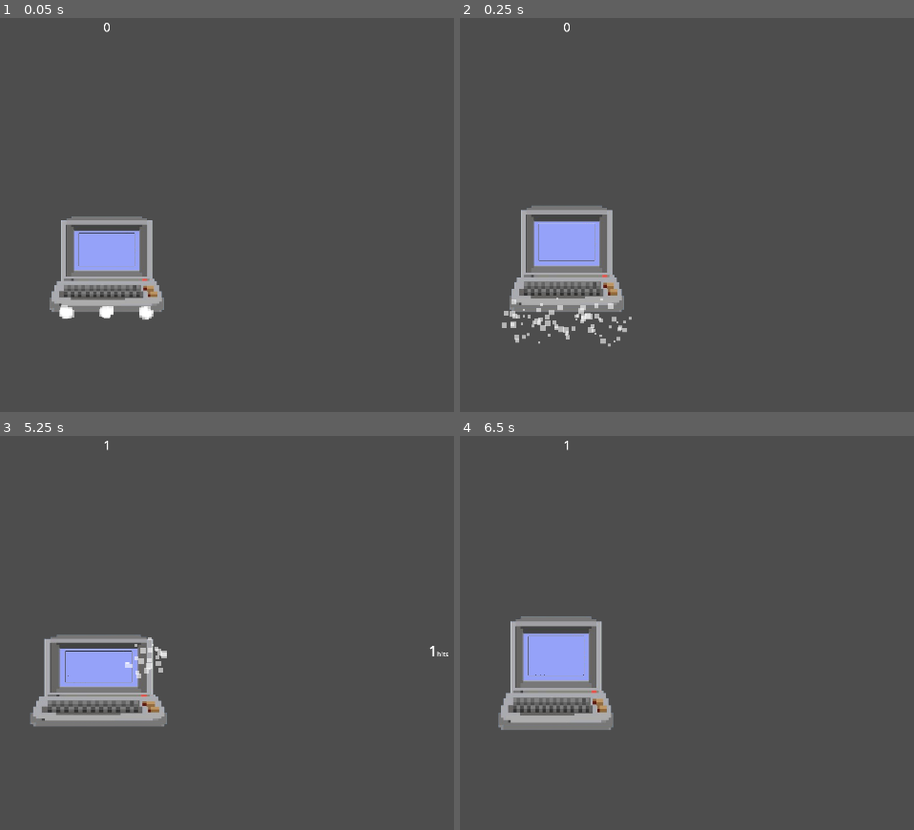
Above: before the commit, frames 1-4 (two rows, left to right).
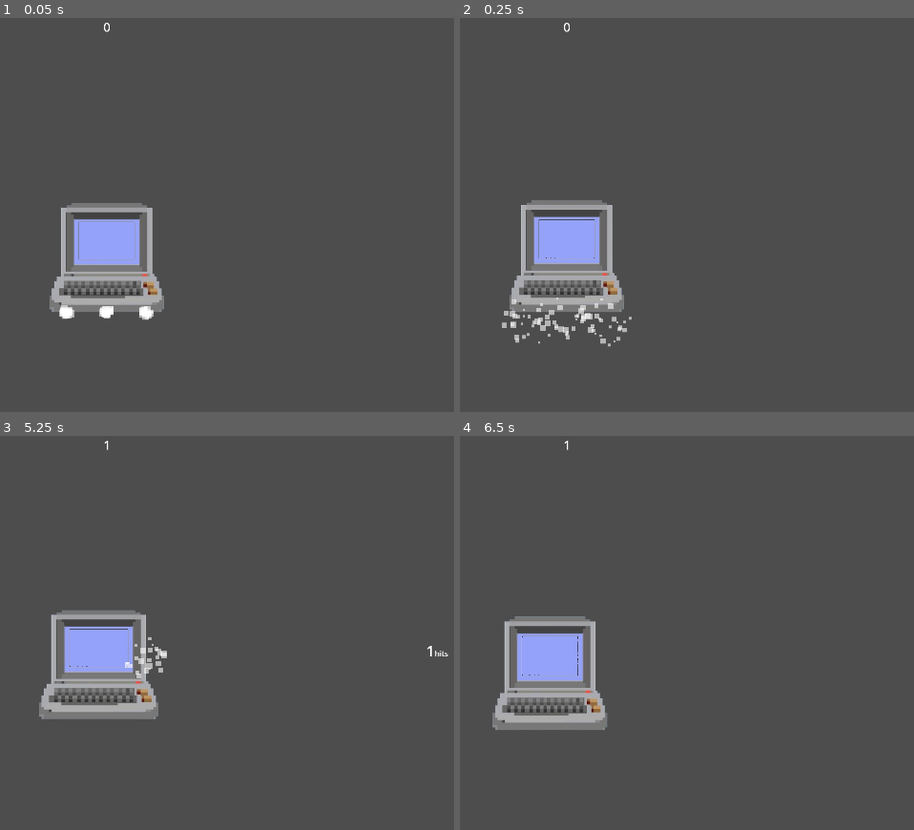
Above: after the commit, the same moments.

Repository: nmh6063-star/week-6-game
Game: Godot game, scene res://main.tscn
Same seed, same stepped clock (60 frames per second), same inputs: the game is played once before the commit and once after it.
Inputs (mouse positions are in pixels of both pictures, inside the frame that each line leads up to):
- Up to frame 1 (0.05 s): no input
- Up to frame 2 (0.25 s): no input
- Up to frame 3 (5.25 s): move the mouse to (276, 629) at 0.52 s; press the mouse at (276, 629) at 0.53 s; tap Enter at 1.25, 2.75, 4.25 s; move the mouse to (outside the picture) at 1.27 s; release the mouse at (outside the picture) at 1.28 s; click (outside the picture) at 1.35 s; tap Space at 2, 3.5, 5 s; move the mouse to (181, 558) at 2.02 s; press the mouse at (181, 558) at 2.03 s; move the mouse to (68, 735) at 2.77 s; release the mouse at (68, 735) at 2.78 s; click (68, 735) at 2.85 s; move the mouse to (335, 715) at 3.52 s; press the mouse at (335, 715) at 3.53 s; move the mouse to (outside the picture) at 4.27 s; release the mouse at (outside the picture) at 4.28 s; click (outside the picture) at 4.35 s; move the mouse to (145, 648) at 5.02 s; press the mouse at (145, 648) at 5.03 s
- Up to frame 4 (6.5 s): move the mouse to (outside the picture) at 5.77 s; release the mouse at (outside the picture) at 5.78 s; click (outside the picture) at 5.85 s

The runs differ from the first frame. In frame 1, 2.4% of the frame differs, in the area x 10-37%, y 46-75%; in frame 2, 1.6%; in frame 3, 5.4%, in the area x 6-99%, y 44-74%; in frame 4, 2.1%.

Commit message:
wall bouncing + more effects

Diff:
--- a/main.tscn
+++ b/main.tscn
@@ -3,6 +3,8 @@
 [ext_resource type="Texture2D" uid="uid://cysw353i8eklo" path="res://assets/Puter.png" id="1_ig7tw"]
 [ext_resource type="Script" uid="uid://bplx5o454154" path="res://scripts/clicker.gd" id="2_0xm2m"]
 [ext_resource type="Script" uid="uid://b1ti5dggvo4o6" path="res://scripts/canvas_script.gd" id="3_h2yge"]
+[ext_resource type="Script" uid="uid://brps2ypi3vr3p" path="res://scripts/drawing.gd" id="4_1bvp3"]
+[ext_resource type="Script" uid="uid://co2301d2tye5n" path="res://scripts/camera_script.gd" id="4_lquwl"]
 
 [sub_resource type="WorldBoundaryShape2D" id="WorldBoundaryShape2D_h2yge"]
 
@@ -20,44 +22,48 @@
 
 [node name="Node2D" type="Node2D" unique_id=450619373]
 
-[node name="StaticBody2D" type="StaticBody2D" parent="." unique_id=1946402372]
+[node name="Border" type="StaticBody2D" parent="." unique_id=1946402372]
 
-[node name="CollisionShape2D" type="CollisionShape2D" parent="StaticBody2D" unique_id=1847113423]
+[node name="BorderBottom" type="CollisionShape2D" parent="Border" unique_id=1847113423]
 position = Vector2(0, 324)
 shape = SubResource("WorldBoundaryShape2D_h2yge")
 
-[node name="CollisionShape2D2" type="CollisionShape2D" parent="StaticBody2D" unique_id=691915553]
+[node name="BorderTop" type="CollisionShape2D" parent="Border" unique_id=691915553]
 position = Vector2(1, -540)
 shape = SubResource("WorldBoundaryShape2D_1bvp3")
 
-[node name="CollisionShape2D3" type="CollisionShape2D" parent="StaticBody2D" unique_id=1651982932]
+[node name="BorderLeft" type="CollisionShape2D" parent="Border" unique_id=1651982932]
 position = Vector2(-959, 0)
 shape = SubResource("WorldBoundaryShape2D_lquwl")
 
-[node name="CollisionShape2D4" type="CollisionShape2D" parent="StaticBody2D" unique_id=1227670929]
+[node name="BorderRight" type="CollisionShape2D" parent="Border" unique_id=1227670929]
 position = Vector2(960, 1)
 shape = SubResource("WorldBoundaryShape2D_7mycd")
 
-[node name="CharacterBody2D" type="CharacterBody2D" parent="." unique_id=1255901693]
+[node name="Player" type="CharacterBody2D" parent="." unique_id=1255901693]
 position = Vector2(0, 200)
 scale = Vector2(0.5, 0.5)
 script = ExtResource("2_0xm2m")
 
-[node name="CollisionShape2D2" type="CollisionShape2D" parent="CharacterBody2D" unique_id=1785363596]
+[node name="CollisionShape2D2" type="CollisionShape2D" parent="Player" unique_id=1785363596]
 position = Vector2(0, -286)
 shape = SubResource("RectangleShape2D_h2yge")
 
-[node name="Area2D" type="Area2D" parent="CharacterBody2D" unique_id=1921778025]
+[node name="Area2D" type="Area2D" parent="Player" unique_id=1921778025]
 position = Vector2(0, -286)
 
-[node name="CollisionShape2D" type="CollisionShape2D" parent="CharacterBody2D/Area2D" unique_id=1033076675]
+[node name="CollisionShape2D" type="CollisionShape2D" parent="Player/Area2D" unique_id=1033076675]
 shape = SubResource("RectangleShape2D_h2yge")
 
-[node name="Computer" type="Sprite2D" parent="CharacterBody2D" unique_id=259497910]
+[node name="Computer" type="Sprite2D" parent="Player" unique_id=259497910]
 texture = ExtResource("1_ig7tw")
 offset = Vector2(0, -287)
 
+[node name="Drawing" type="Node2D" parent="." unique_id=1452194509]
+script = ExtResource("4_1bvp3")
+
 [node name="Camera2D" type="Camera2D" parent="." unique_id=2118857758]
+script = ExtResource("4_lquwl")
 
 [node name="CanvasLayer" type="CanvasLayer" parent="." unique_id=1242209693]
 script = ExtResource("3_h2yge")
@@ -93,7 +99,30 @@
 [node name="RichTextLabel" type="RichTextLabel" parent="CanvasLayer/MarginContainer2" unique_id=2049481310]
 layout_mode = 2
 bbcode_enabled = true
+text = "combo"
 fit_content = true
 autowrap_mode = 0
 horizontal_alignment = 2
 vertical_alignment = 1
+
+[node name="MarginContainer3" type="MarginContainer" parent="CanvasLayer" unique_id=957508603]
+anchors_preset = 3
+anchor_left = 1.0
+anchor_top = 1.0
+anchor_right = 1.0
+anchor_bottom = 1.0
+offset_left = -40.0
+offset_top = -40.0
+grow_horizontal = 0
+grow_vertical = 0
+theme_override_constants/margin_right = 100
+theme_override_constants/margin_bottom = 450
+
+[node name="RichTextLabel" type="RichTextLabel" parent="CanvasLayer/MarginContainer3" unique_id=38743191]
+layout_mode = 2
+bbcode_enabled = true
+text = "test"
+fit_content = true
+autowrap_mode = 0
+horizontal_alignment = 2
+vertical_alignment = 1
--- /dev/null
+++ b/scripts/camera_script.gd
@@ -0,0 +1,34 @@
+extends Camera2D
+
+@export var intensity := 1.0
+@export var shake_decay := 1.5
+@export var max_offset := 60.0
+@export var max_roll := 10.0
+@export var noise_speed := 25.0
+
+var trauma := 0.0
+var noise := FastNoiseLite.new()
+var noise_time := 0.0
+
+func _ready():
+	noise.seed = randi()
+	noise.frequency = 1.0
+
+func _process(delta):
+	if trauma > 0.0:
+		trauma = max(trauma - shake_decay * delta, 0.0)
+		noise_time += delta * noise_speed
+		_apply_shake()
+	else:
+		offset = Vector2.ZERO
+		rotation_degrees = 0.0
+
+func _apply_shake():
+	var shake = trauma * trauma * intensity
+
+	offset.x = noise.get_noise_2d(noise_time, 0.0) * max_offset * shake
+	offset.y = noise.get_noise_2d(0.0, noise_time) * max_offset * shake
+	rotation_degrees = noise.get_noise_2d(noise_time, noise_time) * max_roll * shake
+
+func shake(amount: float):
+	trauma = clamp(trauma + amount, 0.0, 1.0)
--- a/scripts/canvas_script.gd
+++ b/scripts/canvas_script.gd
@@ -2,19 +2,35 @@
 
 @onready var label = get_node("MarginContainer/Label")
 @onready var label2 = get_node("MarginContainer2/RichTextLabel")
+@onready var label3 = get_node("MarginContainer3/RichTextLabel")
+
 var size = 16
 var sizeVal = float(size)
 var lastNum = 0
+
+var flavorTextRoot = 16
+var flavorText = float(flavorTextRoot)
+var modifier = ""
 
 
 func _process(delta):
 	label.text = str(Global.score)
 	if Global.combo > 0:
-		label2.text = "[font_size=" + str(sizeVal*2) + "]" + str(Global.combo) + "[/font_size][font_size=" + str(size) + "]hits[/font_size]"
+		label2.text = "[font_size=" + str(sizeVal*2) + "]" + str(Global.combo) + "[/font_size][font_size=" + str(sizeVal) + "]hits[/font_size]"
 		if lastNum != Global.combo:
 			lastNum += 1
-			sizeVal = size *  (1.5 + Global.combo/100)
+			sizeVal = size *  (1.5 + Global.combo/500)
 	else:
 		label2.text = ""
 		lastNum = 0
+	if flavorText < flavorTextRoot + 1.0:
+		label3.visible = false
+	else:
+		label3.visible = true
+	if Global.wallBounce:
+		flavorText = flavorTextRoot*2.0
+		Global.wallBounce = false
+		modifier = "Wall Bounce!"
+	label3.text = "[font_size=" + str(flavorText) + "]" + modifier + "[/font_size]"
+	flavorText = lerp(flavorText, float(flavorTextRoot), 10.0 * delta)
 	sizeVal = lerp(sizeVal, float(size), 5.0 * delta)
--- a/scripts/clicker.gd
+++ b/scripts/clicker.gd
@@ -4,6 +4,7 @@
 var particles = preload("res://scenes/particles.tscn")
 @onready var bound = self.position.y
 var grounded = false
+var clicked = false
 
 #items related to swinging
 var position_start = Vector2.ZERO
@@ -21,12 +22,11 @@
 	var rect_shape = get_node("Area2D/CollisionShape2D").shape
 	var size = rect_shape.size
 	var half_size = size/2.0
-	var adjusted_pos = local + half_size
+	var adjusted_pos = local + half_size + Vector2(0, 287)
 	adjusted_pos.x = clamp(adjusted_pos.x, 0, size.x)
 	adjusted_pos.y = clamp(adjusted_pos.y, 0, size.y)
 	var percent_x = (((adjusted_pos.x / size.x) * 99) + 1 - 50)/100
 	var percent_y = (((adjusted_pos.y / size.y) * 99) + 1 - 50)/100
-
 	var parameters = PhysicsPointQueryParameters2D.new()
 	parameters.position = mousePos
 	parameters.collide_with_areas = true
@@ -34,43 +34,70 @@
 	# Check if there is a collision at the mouse position
 	var intersection = space.intersect_point(parameters)
 	if intersection && Input.is_action_just_pressed("click"):
+		clicked = true
 		if mode == 0:
 			Global.score += 1
 			velocity = Vector2.ZERO
 			velocity -= Vector2(force * percent_x, force + force * percent_y)
-			self.position.y -= 0.1
 			var inst = particles.instantiate()
 			inst.position = mousePos
 			get_node("/root/Node2D").add_child(inst)
+			self.position.y -= 0.1
 			Global.combo += 1
 		else:
 			_drag_click(mousePos)
 		grounded = false
-	elif Input.is_action_pressed("click") && mode == 1:
-		#clicked = false
+	elif Input.is_action_pressed("click") && mode == 1 && clicked:
 		position_end = mousePos
-		vector = clamp(-(position_end - position_start), Vector2.ZERO, Vector2(20.0, 20.0))
+		vector = -(position_end - position_start).limit_length(200)
 	var sprite = get_node("Computer")
+	if Input.is_action_just_released("click") && clicked && mode == 1:
+		clicked = false
+		position_start = Vector2.ZERO
+		position_end = Vector2.ZERO
+		self.position.y -= 0.1
+		velocity = Vector2.ZERO
+		velocity -= Vector2(-vector.x * force / 50, -vector.y * force / 50)
+		grounded = false
 	if self.position.y < bound:
 		var gravity = get_gravity()
 		if velocity.y > 0:
 			gravity *= 2
 		velocity += gravity * delta
-		move_and_slide()
-		sprite.scale.y = remap(abs(velocity.y), 0, force * 1.5, 0.75, 1.0)
-		sprite.scale.x = remap(abs(velocity.y), 0, force * 1.5, 1.25, 1.0)
+		var collision = move_and_collide(velocity*delta)
+		if collision and collision.get_collider().name.contains("Border"):
+			Global.wallBounce = true
+			var collision_normal = collision.get_normal()
+			if collision_normal.y > 0.5:
+				velocity.y *= -0.75
+				Global.combo += 1
+				Global.score += 1
+				get_viewport().get_camera_2d().shake(velocity.y/700)
+			elif collision_normal.y < -0.5:
+				print("Hit from above / Ceiling")
+			elif collision_normal.x > 0.5:
+				velocity.x *= -0.75
+				Global.combo += 1
+				Global.score += 1
+			elif collision_normal.x < -0.5:
+				velocity.x *= -0.75
+				Global.combo += 1
+				Global.score += 1
+		sprite.scale.y = remap(abs(velocity.y), 0, force * 1.5, 0.95, 1.0)
+		sprite.scale.x = remap(abs(velocity.y), 0, force * 1.5, 1.05, 1.0)
 	else:
 		if !grounded:
+			print("hit")
+			get_viewport().get_camera_2d().shake(velocity.y/2000)
 			grounded = true
-			sprite.scale.y = remap(abs(velocity.y), 0, abs(1700), 1.2, 2.0)
-			sprite.scale.y = remap(abs(velocity.y), 0, abs(1700), 0.8, 0.5)
+			sprite.scale.y = remap(abs(velocity.y), 0, abs(1700), 1.05, 1.85)
+			sprite.scale.y = remap(abs(velocity.y), 0, abs(1700), 0.95, 0.7)
 			for i in range(3):
 				var inst = particles.instantiate()
 				inst.position.y += 200
 				inst.position.x = self.position.x - 100 + (100 * i)
 				var particleScript : CPUParticles2D = inst
 				particleScript.amount = clamp(abs(velocity.y)/50, 0, 25)
-				print(clamp(abs(velocity.y)/50, 0, 25))
 				get_node("/root/Node2D").add_child(inst)
 		velocity = Vector2.ZERO
 		self.position.y = bound
@@ -82,8 +109,3 @@
 
 func _drag_click(pos):
 	position_start = pos
-
-
-func _draw():
-	draw_line(position_start - global_position, (position_end - global_position), Color.BLUE, 8)
-	draw_line(position_start - global_position, position_start - global_position + vector, Color.RED, 16)
--- /dev/null
+++ b/scripts/drawing.gd
@@ -0,0 +1,10 @@
+extends Node2D
+@onready var player = get_node("/root/Node2D/Player")
+
+func _physics_process(delta):
+	queue_redraw()
+
+func _draw():
+	if player.mode == 1 && player.clicked:
+		draw_line(player.position_start, player.position_end, Color.BLUE, 8)
+		draw_line(player.position_start, player.position_start + player.vector, Color.RED, 16)
--- a/scripts/global.gd
+++ b/scripts/global.gd
@@ -2,3 +2,4 @@
 
 var score = 0
 var combo = 0
+var wallBounce = false
Not shown, added: scripts/camera_script.gd.uid
Not shown, added: scripts/drawing.gd.uid
